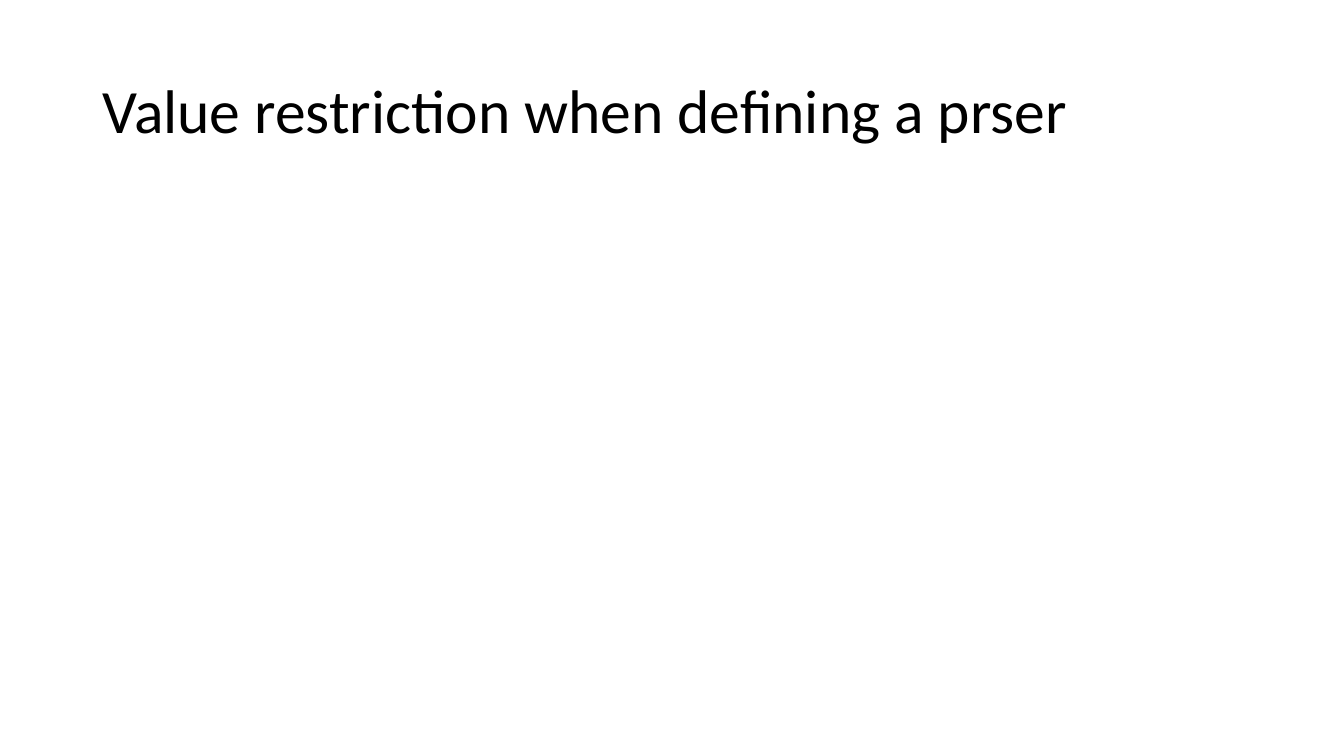
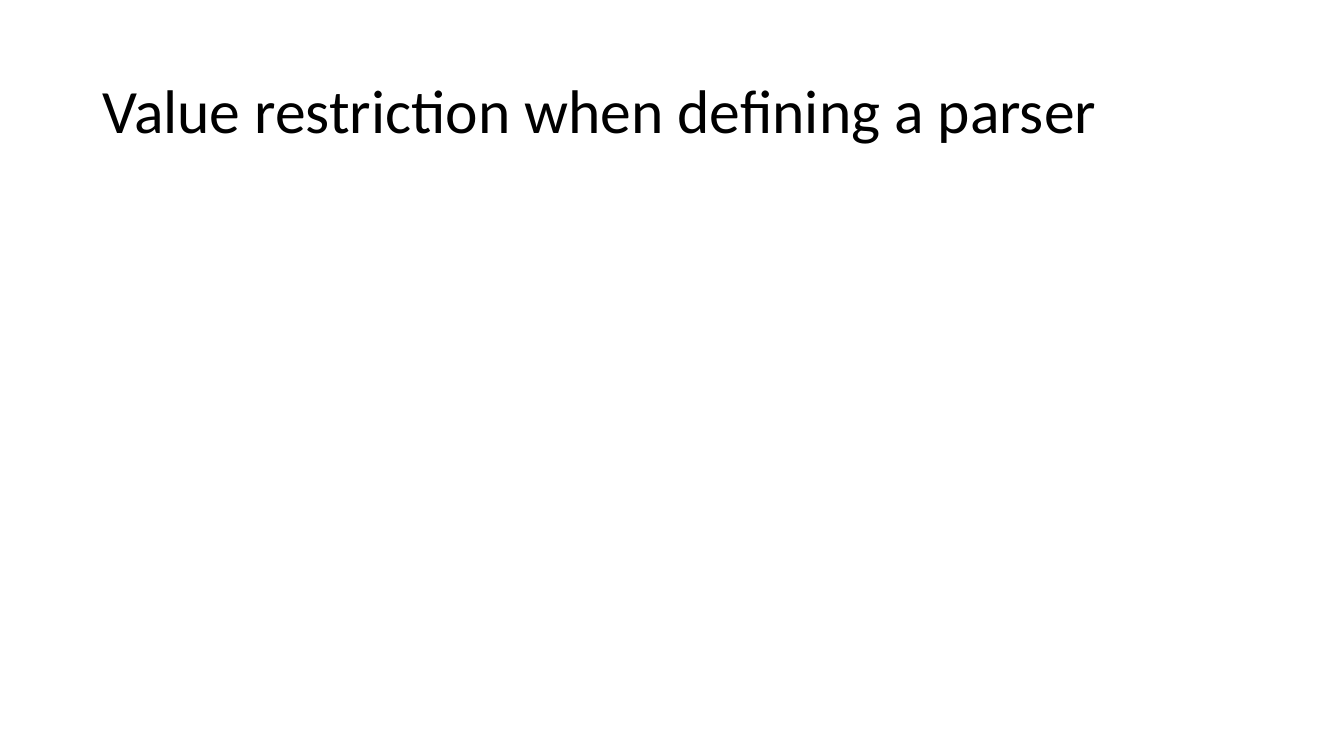
Before and after one commit to atiboros/PracticalFParsec, a slide deck: slide 10 of Slides/Practical FParsec V2.pptx. Drawn at 1344x756 pixels with LibreOffice and Linux fonts; fonts in the diff are those of the drawing. Boxes give left, top, right and bottom in pixels: in the first picture for what was removed or moved away, otherwise in the second. Text is boxed around its words. In the diff, an @@ line names an element or a change of style, - is before the commit and + after.

```diff
--- a/Slides/Practical FParsec V2.pptx
+++ b/Slides/Practical FParsec V2.pptx
@@ title at (x1=102, y1=90, x2=1096, y2=144): text changed @@
-Value restriction when defining a prser
+Value restriction when defining a parser
```
Also in this commit, not shown: 3 other files.
